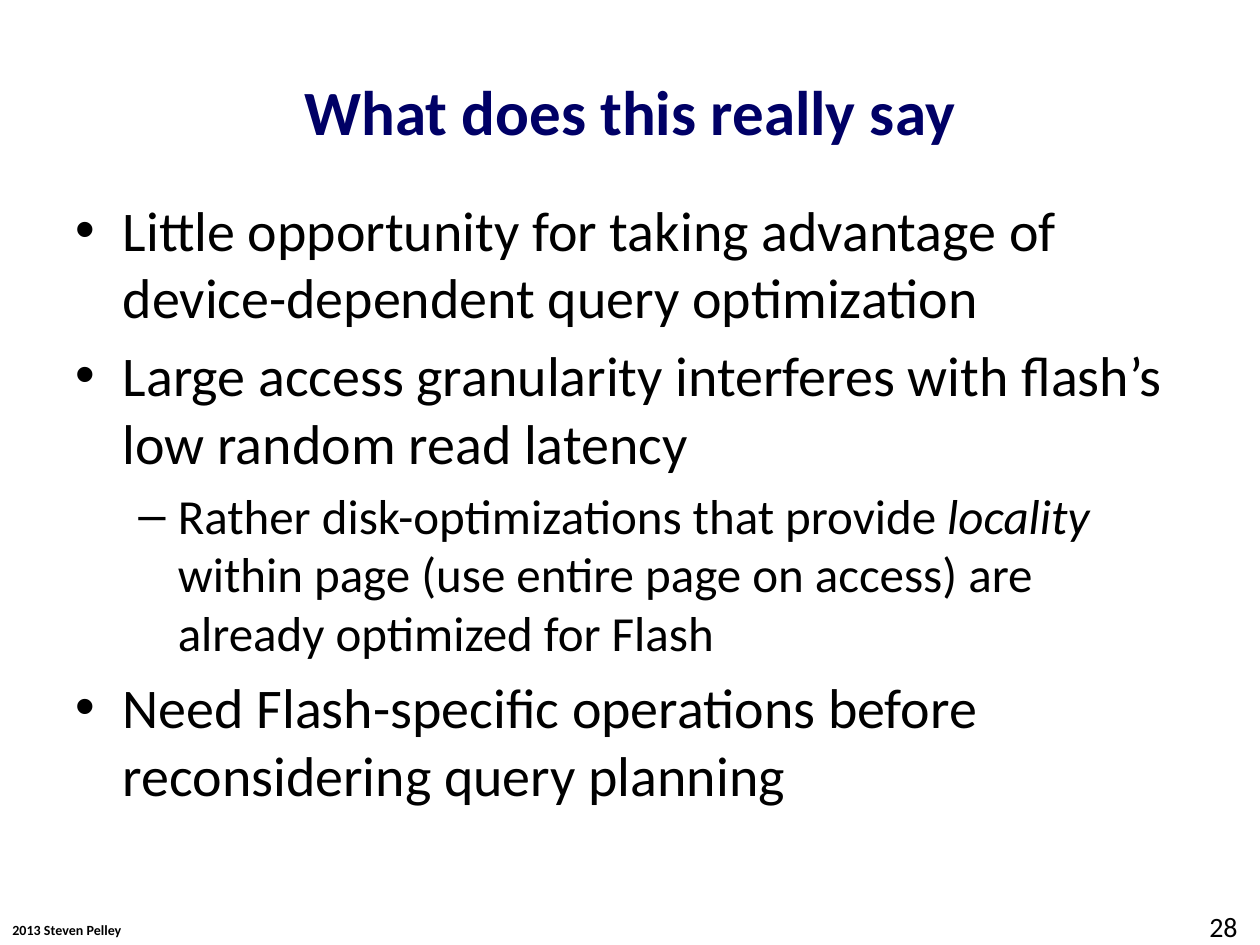
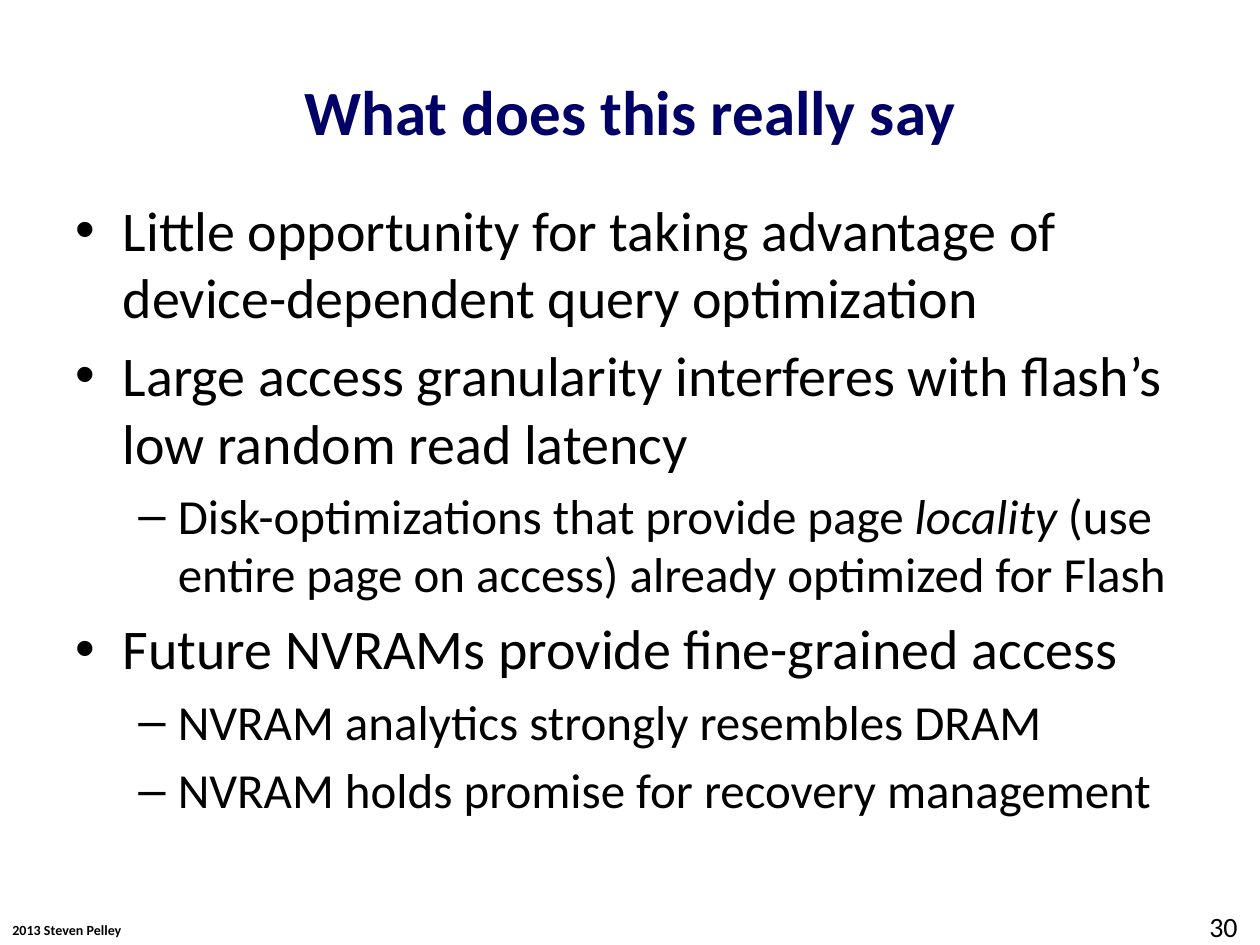
Before and after one commit to Abulila/dissertation, a slide deck: slide 30 of proposal/proposal.pptx (slide 28 before the commit). Drawn at 1260x945 pixels with LibreOffice and Linux fonts; fonts in the diff are those of the drawing; background and template pictures are left out. Boxes give left, top, right and bottom in pixels: in the first picture for what was removed or moved away, otherwise in the second. Text is boxed around its words. In the diff, an @@ line names an element or a change of style, - is before the commit and + after.

Commit message:
working on slides

```diff
--- a/proposal/proposal.pptx
+++ b/proposal/proposal.pptx
@@ text at box(123, 498, 1166, 817): text changed @@
-  – Rather disk-optimizations that provide locality within page (use entire page on access) are already optimized for Flash
-• Need Flash-specific operations before reconsidering query planning
+  – Disk-optimizations that provide page locality (use entire page on access) already optimized for Flash
+• Future NVRAMs provide fine-grained access
+  – NVRAM analytics strongly resembles DRAM
+  – NVRAM holds promise for recovery management
@@ page number at box(1209, 919, 1237, 938): text changed @@
-28
+30
```
Also in this commit, not shown: 10 other slides changed, 5 slides added, 1 slide removed.
